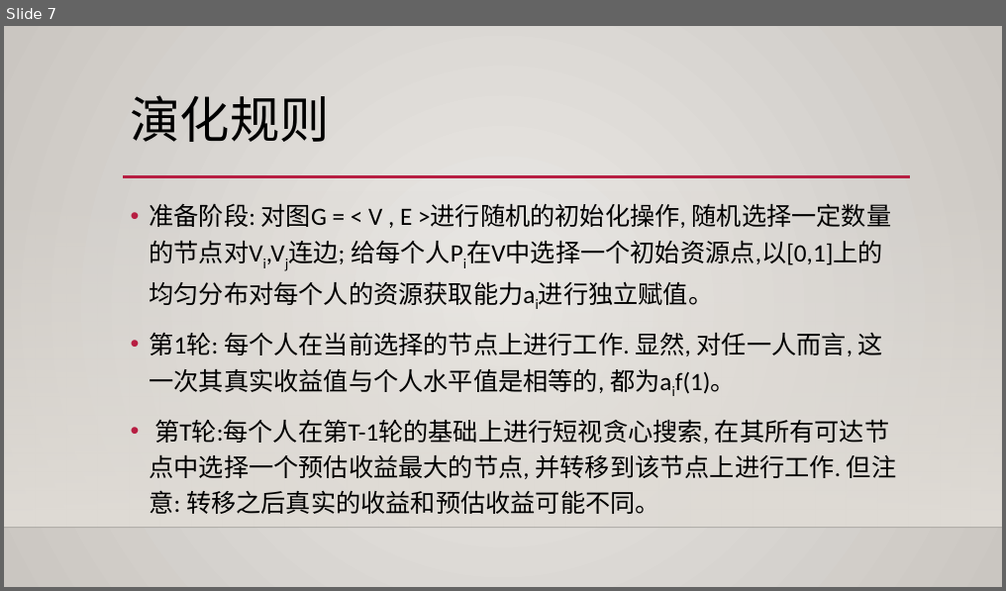
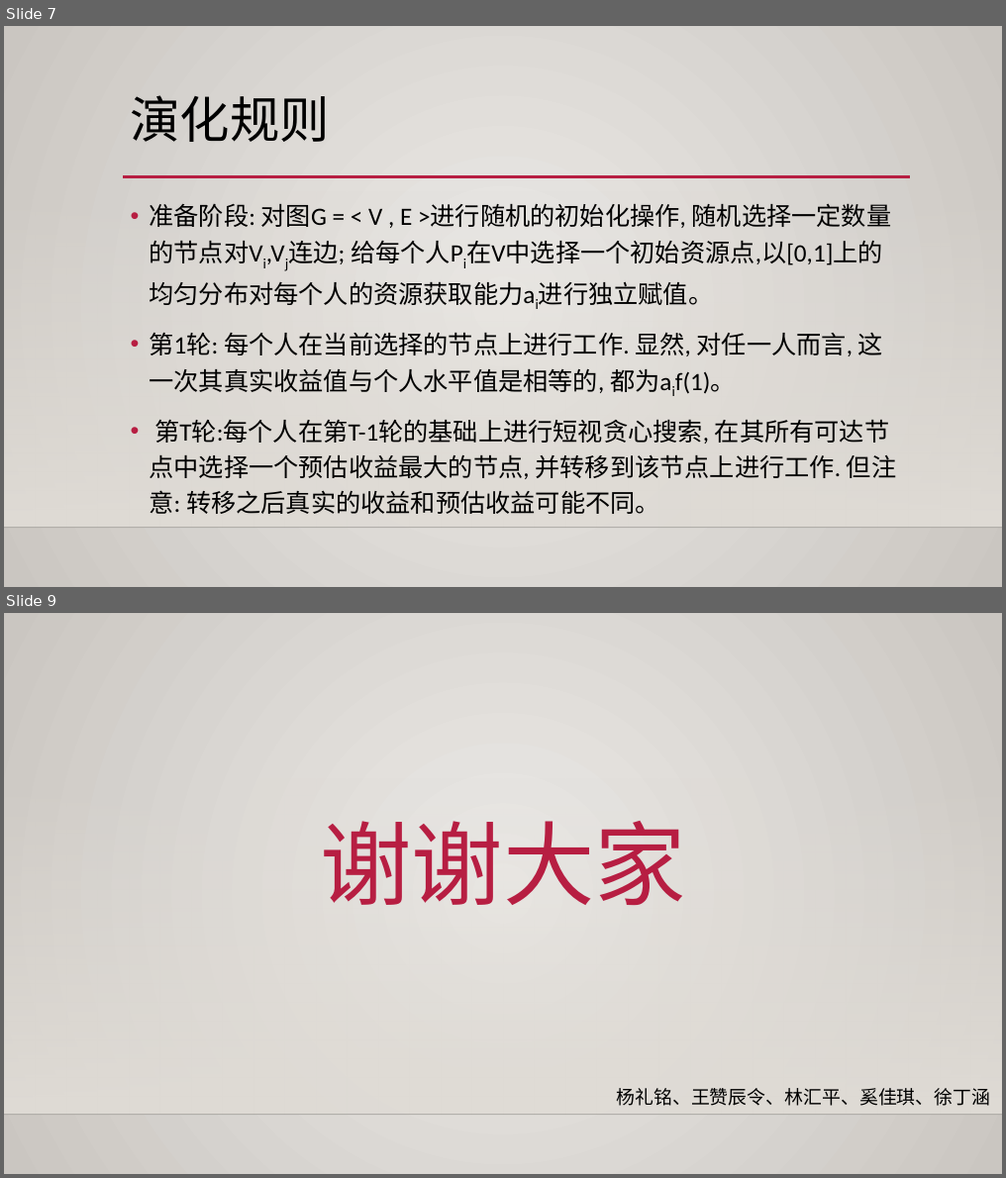
Before and after one commit to phoenixrain-pku/SocialComputing, a slide deck: 内卷问题建模与分析.pptx. Shown one above the other, each under a label of ours: slide 7 before the commit, slides 7 and 9 after it; the slides between them are not shown. The pictures are 1006x591 and 1006x1178 pixels, drawn with LibreOffice and Linux fonts; fonts in the diff are those of the drawing; background and template pictures are left out. Boxes give left, top, right and bottom in pixels: in the first picture for what was removed or moved away, otherwise in the second. Text is boxed around its words. In the diff, an @@ line names an element or a change of style, - is before the commit and + after.

```diff
--- a/内卷问题建模与分析.pptx
+++ b/内卷问题建模与分析.pptx
@@ slide 9 added at bbox=[4, 613, 1002, 1174], background gradient #ECEAE7 to #CAC7C1; not listed: 2 template elements that a slide beside it also shows @@
@@ text added at bbox=[320, 821, 686, 905], 88 pt, text #B71E42 @@
+谢谢大家
@@ text added at bbox=[616, 1088, 990, 1106], 18 pt, text #000000 @@
+杨礼铭、王赞辰令、林汇平、奚佳琪、徐丁涵
```
Also in this commit, not shown: 1 slide changed, 5 slides removed, 3 other files.
